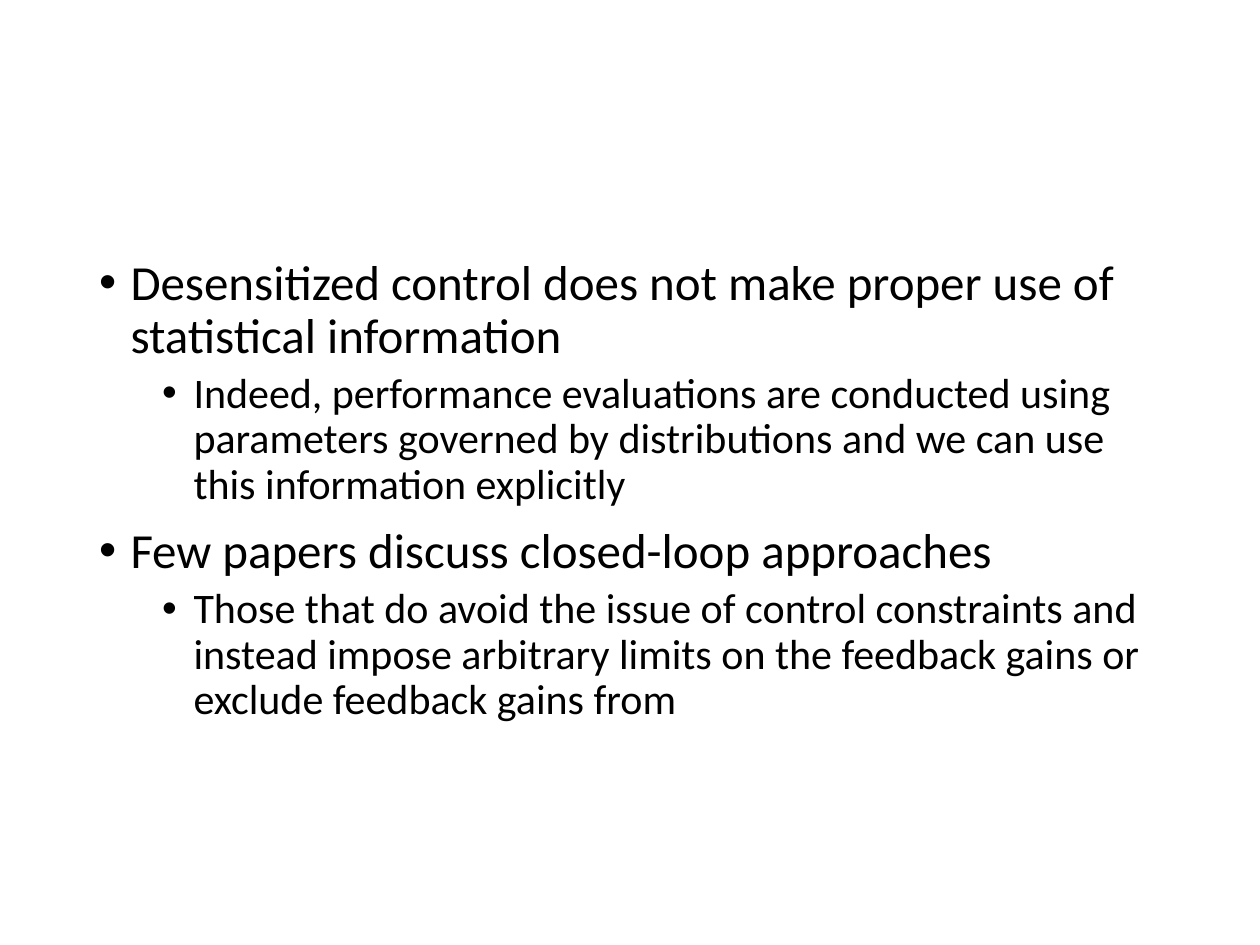
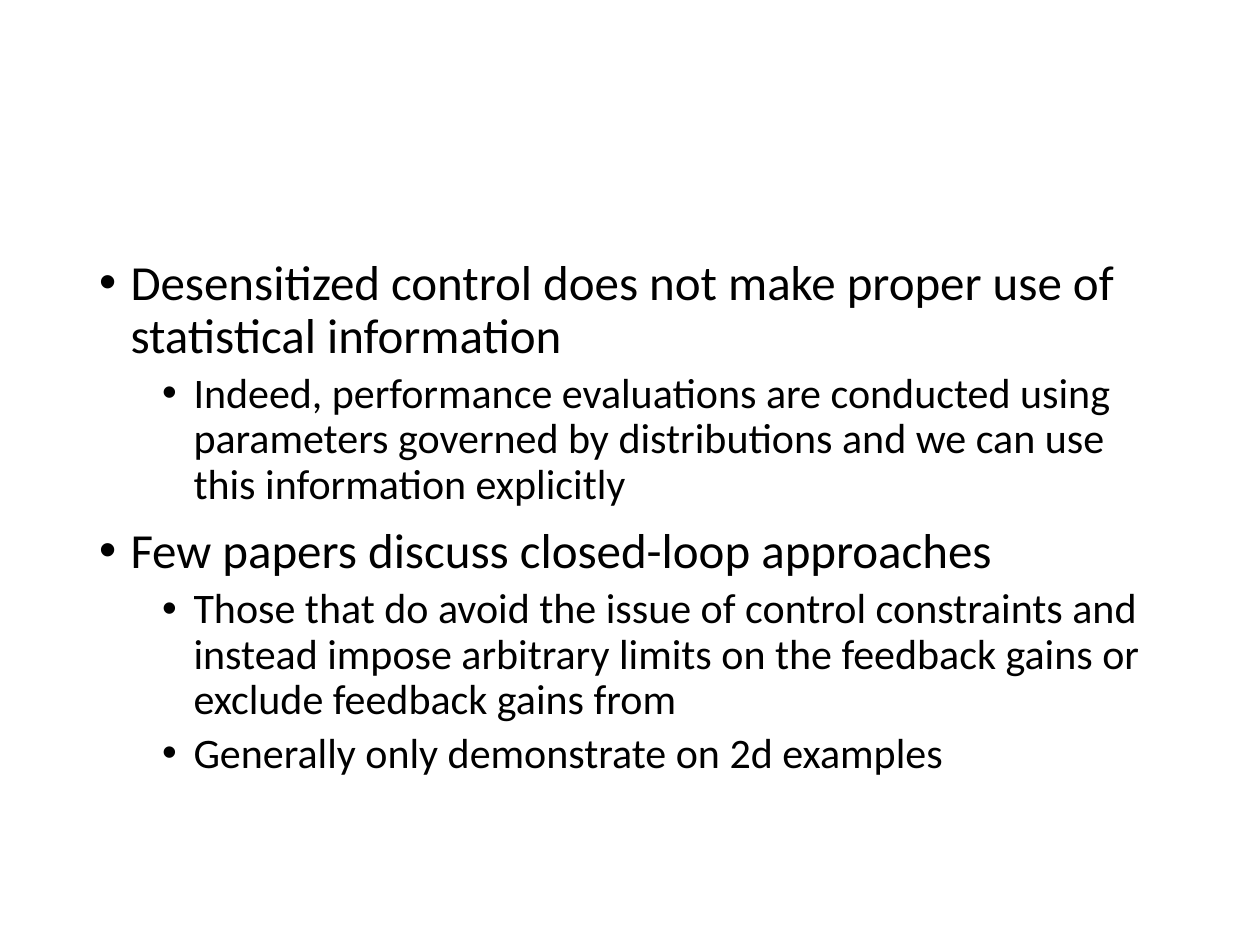
Before and after one commit to CDNoyes/EDL-Py, a slide deck: slide 9 of Documents/Qual Exam.pptx (slide 7 before the commit). Drawn at 1260x945 pixels with LibreOffice and Linux fonts; fonts in the diff are those of the drawing; background and template pictures are left out. Boxes give left, top, right and bottom in pixels: in the first picture for what was removed or moved away, otherwise in the second. Text is boxed around its words. In the diff, an @@ line names an element or a change of style, - is before the commit and + after.

```diff
--- a/Documents/Qual Exam.pptx
+++ b/Documents/Qual Exam.pptx
@@ text at box(194, 738, 942, 775): paragraph added @@
+  • Generally only demonstrate on 2d examples
```
Also in this commit, not shown: 4 other slides changed, 1 slide added, 4 other files.
